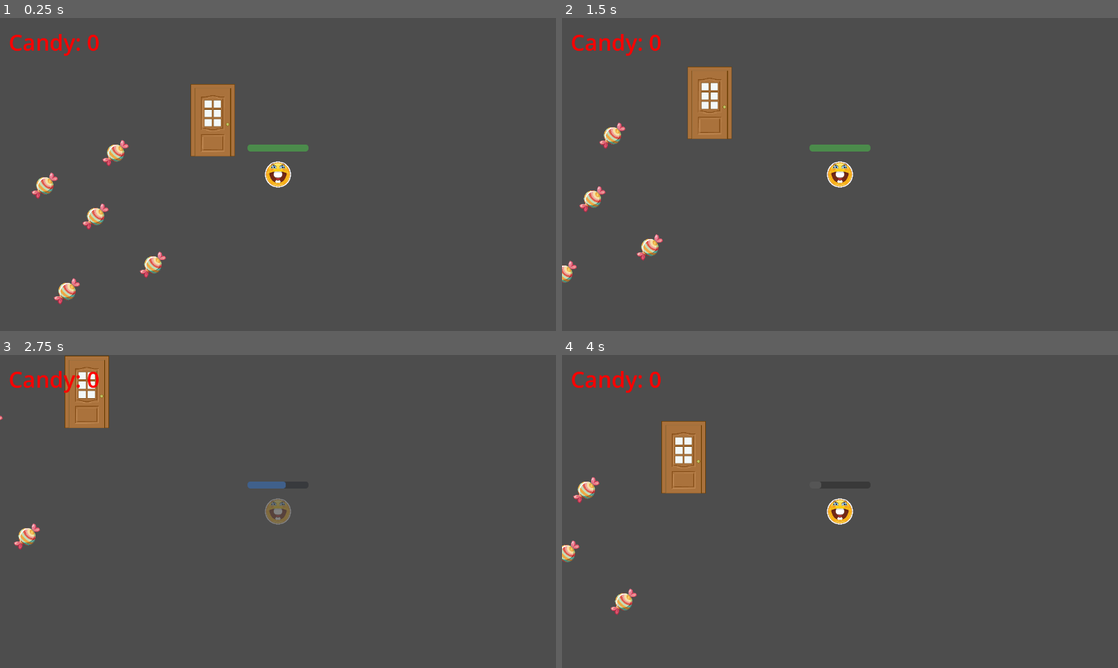
Above: before the commit, frames 1-4 (two rows, left to right).
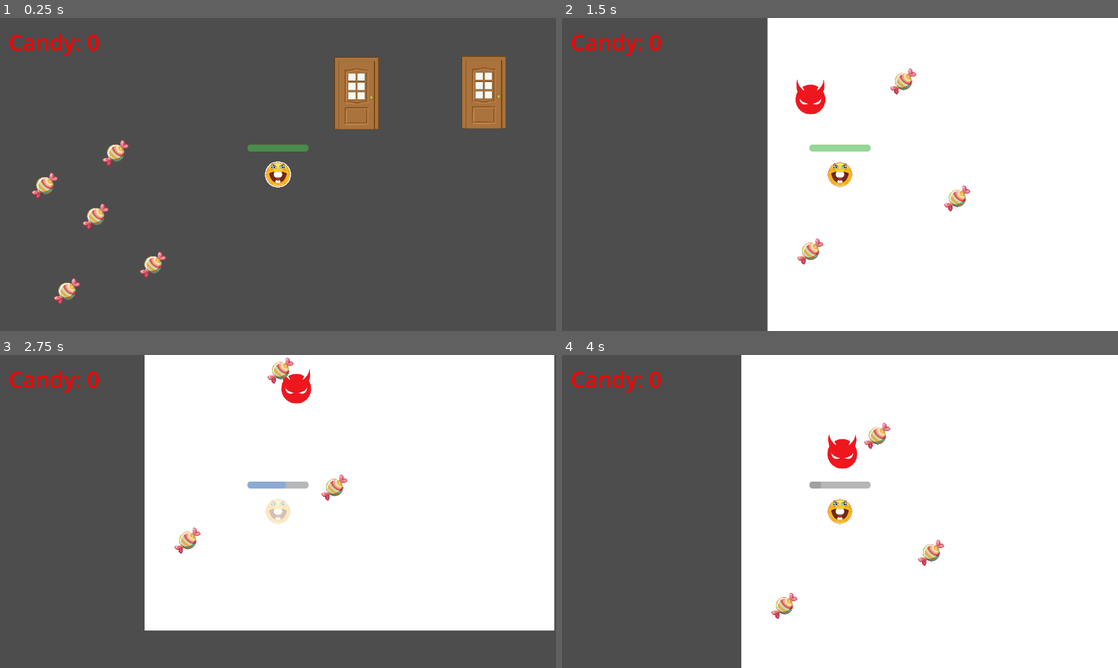
Above: after the commit, the same moments.

Repository: ariestantodion/masks-jam-86
Game: Godot game, scene res://scenes/Street.tscn
Same seed, same stepped clock (60 frames per second), same inputs: the game is played once before the commit and once after it. This scene is started directly instead of the project's main scene.
Inputs:
- Up to frame 1 (0.25 s): no input
- Up to frame 2 (1.5 s): tap Enter at 0.5 s; hold Right (ui_right) 0.53-1.28 s; tap E (Interact, bound only before the commit) at 0.6, 1.25, 1.35 s; hold Down (ui_down) from 1.28 s (still down)
- Up to frame 3 (2.75 s): release Down (ui_down) at 2.03 s; hold Right (ui_right) from 2.03 s (still down); tap Space (activate_invisibility) at 2.1 s; tap E (Interact, bound only before the commit) at 2.3 s
- Up to frame 4 (4 s): release Right (ui_right) at 2.78 s; hold Up (ui_up) 2.78-3.53 s; tap E (Interact, bound only before the commit) at 2.85, 3.6 s; hold Left (ui_left) from 3.53 s (still down)

The runs differ from the first frame. In frame 1, 5.5% of the frame differs, in the area x 34-91%, y 12-45%; in frame 2, 65%; in frame 3, 67%; in frame 4, 70%, in the area x 0-100%, y 0-100%.

Commit message:
dion-day-5-tasks

Diff:
--- a/project.godot
+++ b/project.godot
@@ -65,7 +65,7 @@
 "events": [Object(InputEventKey,"resource_local_to_scene":false,"resource_name":"","device":-1,"window_id":0,"alt_press …(192 unchanged characters)…
 ]
 }
-Interact={
+interact={
 "deadzone": 0.2,
 "events": [Object(InputEventKey,"resource_local_to_scene":false,"resource_name":"","device":-1,"window_id":0,"alt_press …(192 unchanged characters)…
 ]
--- /dev/null
+++ b/scenes/Doors/Door.tscn
@@ -0,0 +1,33 @@
+[gd_scene load_steps=4 format=3 uid="uid://dpg5wk87iiue8"]
+
+[ext_resource type="Script" uid="uid://dty4hoyoqjdex" path="res://scripts/Door.gd" id="1_ybta6"]
+[ext_resource type="Texture2D" uid="uid://g8ci4jb4scaq" path="res://art/door.png" id="2_a13jn"]
+
+[sub_resource type="CapsuleShape2D" id="CapsuleShape2D_eyv6f"]
+radius = 385.0
+height = 1080.0
+
+[node name="Door" type="Area2D"]
+script = ExtResource("1_ybta6")
+
+[node name="Sprite2d" type="Sprite2D" parent="."]
+scale = Vector2(0.2, 0.2)
+texture = ExtResource("2_a13jn")
+
+[node name="CollisionShape2D" type="CollisionShape2D" parent="."]
+position = Vector2(1, 60)
+scale = Vector2(0.2, 0.2)
+shape = SubResource("CapsuleShape2D_eyv6f")
+
+[node name="HintLabel" type="Label" parent="."]
+visible = false
+offset_left = -80.0
+offset_top = -125.0
+offset_right = 207.0
+offset_bottom = -76.0
+scale = Vector2(0.610133, 0.676051)
+theme_override_font_sizes/font_size = 35
+text = "Press [E] to Enter"
+
+[connection signal="body_entered" from="." to="." method="_on_body_entered"]
+[connection signal="body_exited" from="." to="." method="_on_body_exited"]
--- a/scenes/Door.tscn
+++ b/scenes/Doors/Door_1.tscn
@@ -1,23 +1,33 @@
 [gd_scene load_steps=4 format=3 uid="uid://c4rg7pvvp2wv1"]
 
-[ext_resource type="Script" uid="uid://dty4hoyoqjdex" path="res://scripts/Door.gd" id="1_eyv6f"]
-[ext_resource type="Texture2D" uid="uid://g8ci4jb4scaq" path="res://art/door.png" id="1_yfgsh"]
+[ext_resource type="Script" uid="uid://dty4hoyoqjdex" path="res://scripts/Door.gd" id="1_0p6wh"]
+[ext_resource type="Texture2D" uid="uid://g8ci4jb4scaq" path="res://art/door.png" id="2_eqv1e"]
 
 [sub_resource type="CapsuleShape2D" id="CapsuleShape2D_eyv6f"]
 radius = 385.0
 height = 1080.0
 
-[node name="Door" type="Area2D"]
-script = ExtResource("1_eyv6f")
+[node name="Door_1" type="Area2D"]
+script = ExtResource("1_0p6wh")
 
 [node name="Sprite2d" type="Sprite2D" parent="."]
 scale = Vector2(0.2, 0.2)
-texture = ExtResource("1_yfgsh")
+texture = ExtResource("2_eqv1e")
 
 [node name="CollisionShape2D" type="CollisionShape2D" parent="."]
 position = Vector2(1, 60)
 scale = Vector2(0.2, 0.2)
 shape = SubResource("CapsuleShape2D_eyv6f")
 
+[node name="HintLabel" type="Label" parent="."]
+visible = false
+offset_left = -80.0
+offset_top = -125.0
+offset_right = 207.0
+offset_bottom = -76.0
+scale = Vector2(0.610133, 0.676051)
+theme_override_font_sizes/font_size = 35
+text = "Press [E] to Enter"
+
 [connection signal="body_entered" from="." to="." method="_on_body_entered"]
 [connection signal="body_exited" from="." to="." method="_on_body_exited"]
--- /dev/null
+++ b/scenes/Doors/Door_2.tscn
@@ -0,0 +1,35 @@
+[gd_scene load_steps=4 format=3 uid="uid://bh2aj4ufq170f"]
+
+[ext_resource type="Script" uid="uid://dty4hoyoqjdex" path="res://scripts/Door.gd" id="1_poi5i"]
+[ext_resource type="Texture2D" uid="uid://g8ci4jb4scaq" path="res://art/door.png" id="2_x5i4o"]
+
+[sub_resource type="CapsuleShape2D" id="CapsuleShape2D_eyv6f"]
+radius = 385.0
+height = 1080.0
+
+[node name="Door_2" type="Area2D"]
+script = ExtResource("1_poi5i")
+target_house = "target_house=House_2.tscn"
+house_index = 2
+
+[node name="Sprite2d" type="Sprite2D" parent="."]
+scale = Vector2(0.2, 0.2)
+texture = ExtResource("2_x5i4o")
+
+[node name="CollisionShape2D" type="CollisionShape2D" parent="."]
+position = Vector2(1, 60)
+scale = Vector2(0.2, 0.2)
+shape = SubResource("CapsuleShape2D_eyv6f")
+
+[node name="HintLabel" type="Label" parent="."]
+visible = false
+offset_left = -80.0
+offset_top = -125.0
+offset_right = 207.0
+offset_bottom = -76.0
+scale = Vector2(0.610133, 0.676051)
+theme_override_font_sizes/font_size = 35
+text = "Press [E] to enter"
+
+[connection signal="body_entered" from="." to="." method="_on_body_entered"]
+[connection signal="body_exited" from="." to="." method="_on_body_exited"]
--- /dev/null
+++ b/scenes/Doors/Door_3.tscn
@@ -0,0 +1,35 @@
+[gd_scene load_steps=4 format=3 uid="uid://bx2fmcuncgtl5"]
+
+[ext_resource type="Script" uid="uid://dty4hoyoqjdex" path="res://scripts/Door.gd" id="1_mpntn"]
+[ext_resource type="Texture2D" uid="uid://g8ci4jb4scaq" path="res://art/door.png" id="2_yngnn"]
+
+[sub_resource type="CapsuleShape2D" id="CapsuleShape2D_eyv6f"]
+radius = 385.0
+height = 1080.0
+
+[node name="Door_3" type="Area2D"]
+script = ExtResource("1_mpntn")
+target_house = "uid://coh4qjkcpnx27"
+house_index = 3
+
+[node name="Sprite2d" type="Sprite2D" parent="."]
+scale = Vector2(0.2, 0.2)
+texture = ExtResource("2_yngnn")
+
+[node name="CollisionShape2D" type="CollisionShape2D" parent="."]
+position = Vector2(1, 60)
+scale = Vector2(0.2, 0.2)
+shape = SubResource("CapsuleShape2D_eyv6f")
+
+[node name="HintLabel" type="Label" parent="."]
+visible = false
+offset_left = -80.0
+offset_top = -125.0
+offset_right = 207.0
+offset_bottom = -76.0
+scale = Vector2(0.610133, 0.676051)
+theme_override_font_sizes/font_size = 35
+text = "Press [E] to Enter"
+
+[connection signal="body_entered" from="." to="." method="_on_body_entered"]
+[connection signal="body_exited" from="." to="." method="_on_body_exited"]
--- a/scenes/House_1.tscn
+++ b/scenes/Houses/House_1.tscn
@@ -78,5 +78,3 @@
 
 [node name="Candy5" parent="." instance=ExtResource("5_8co1o")]
 position = Vector2(99, 513)
-
-[connection signal="goal_reached" from="Pumpkin" to="." method="_on_pumpkin_goal_reached"]
--- a/scenes/House_2.tscn
+++ b/scenes/Houses/House_2.tscn
@@ -17,7 +17,7 @@
 [sub_resource type="RectangleShape2D" id="RectangleShape2D_ajlny"]
 size = Vector2(812, 31)
 
-[node name="House2" type="Node2D"]
+[node name="House_2" type="Node2D"]
 
 [node name="ColorRect" type="ColorRect" parent="."]
 offset_right = 40.0
@@ -29,6 +29,7 @@
 
 [node name="Pumpkin" parent="." instance=ExtResource("2_ylm2s")]
 position = Vector2(378, 87)
+house_index = 2
 
 [node name="Left wall" type="StaticBody2D" parent="."]
 
--- /dev/null
+++ b/scenes/Houses/House_3.tscn
@@ -0,0 +1,13 @@
+[gd_scene load_steps=3 format=3 uid="uid://coh4qjkcpnx27"]
+
+[ext_resource type="PackedScene" uid="uid://bjy7ad5rmfr4s" path="res://scenes/Player.tscn" id="1_snh1m"]
+[ext_resource type="PackedScene" uid="uid://4a2o14jjf0tw" path="res://scenes/Pumpkin.tscn" id="2_ti3br"]
+
+[node name="House_3" type="Node2D"]
+
+[node name="Player" parent="." instance=ExtResource("1_snh1m")]
+position = Vector2(965, 149)
+
+[node name="Pumpkin_3" parent="." instance=ExtResource("2_ti3br")]
+position = Vector2(1161, 78)
+house_index = 3
--- a/scenes/Main.tscn
+++ b/scenes/Main.tscn
@@ -2,7 +2,7 @@
 
 [ext_resource type="PackedScene" uid="uid://bjy7ad5rmfr4s" path="res://scenes/Player.tscn" id="1_0bbpv"]
 [ext_resource type="Script" uid="uid://04q74bm3ce3" path="res://scripts/Main.gd" id="1_rarhs"]
-[ext_resource type="PackedScene" uid="uid://c4rg7pvvp2wv1" path="res://scenes/Door.tscn" id="2_rarhs"]
+[ext_resource type="PackedScene" uid="uid://c4rg7pvvp2wv1" path="res://scenes/Doors/Door_1.tscn" id="2_rarhs"]
 [ext_resource type="PackedScene" uid="uid://di0ka1y1bfn6m" path="res://scenes/UI.tscn" id="3_vcsgt"]
 [ext_resource type="PackedScene" uid="uid://b00b0eq641rgt" path="res://scenes/Candy.tscn" id="5_vcsgt"]
 
--- a/scenes/Pumpkin.tscn
+++ b/scenes/Pumpkin.tscn
@@ -1,14 +1,15 @@
 [gd_scene load_steps=4 format=3 uid="uid://4a2o14jjf0tw"]
 
-[ext_resource type="Texture2D" uid="uid://vjxs41kpy30u" path="res://art/Pumpkin.png" id="1_eoxd6"]
-[ext_resource type="Script" uid="uid://bvu3j5sc2aw1h" path="res://scripts/Pumpkin.gd" id="1_fk3p6"]
+[ext_resource type="Script" uid="uid://bvu3j5sc2aw1h" path="res://scripts/Pumpkin.gd" id="1_uunak"]
+[ext_resource type="Texture2D" uid="uid://vjxs41kpy30u" path="res://art/Pumpkin.png" id="2_ja3f8"]
 
 [sub_resource type="CapsuleShape2D" id="CapsuleShape2D_te3ao"]
 radius = 33.0
 height = 86.0
 
 [node name="Pumpkin" type="Area2D"]
-script = ExtResource("1_fk3p6")
+script = ExtResource("1_uunak")
+return_to_street = "uid://4wq6cqbxa5u6"
 
 [node name="CollisionShape2D" type="CollisionShape2D" parent="."]
 position = Vector2(0, 9)
--- a/scenes/Street.tscn
+++ b/scenes/Street.tscn
@@ -1,27 +1,51 @@
-[gd_scene load_steps=4 format=3 uid="uid://4wq6cqbxa5u6"]
+[gd_scene load_steps=7 format=3 uid="uid://4wq6cqbxa5u6"]
 
 [ext_resource type="PackedScene" uid="uid://bjy7ad5rmfr4s" path="res://scenes/Player.tscn" id="1_1kily"]
-[ext_resource type="PackedScene" uid="uid://c4rg7pvvp2wv1" path="res://scenes/Door.tscn" id="2_1srjd"]
+[ext_resource type="Script" uid="uid://cwan7blw8xqmm" path="res://scripts/Street.gd" id="1_od4y3"]
+[ext_resource type="PackedScene" uid="uid://c4rg7pvvp2wv1" path="res://scenes/Doors/Door_1.tscn" id="2_1srjd"]
 [ext_resource type="PackedScene" uid="uid://b00b0eq641rgt" path="res://scenes/Candy.tscn" id="3_0sq60"]
+[ext_resource type="PackedScene" uid="uid://bh2aj4ufq170f" path="res://scenes/Doors/Door_2.tscn" id="4_u30qc"]
+[ext_resource type="PackedScene" uid="uid://bx2fmcuncgtl5" path="res://scenes/Doors/Door_3.tscn" id="5_od4y3"]
 
 [node name="Street" type="Node2D"]
+script = ExtResource("1_od4y3")
 
 [node name="Player" parent="." instance=ExtResource("1_1kily")]
 position = Vector2(150, 125)
 
-[node name="Door" parent="." instance=ExtResource("2_1srjd")]
+[node name="(Street) Candies" type="Node2D" parent="."]
 
-[node name="Candy" parent="." instance=ExtResource("3_0sq60")]
+[node name="Candy" parent="(Street) Candies" instance=ExtResource("3_0sq60")]
 position = Vector2(-270, 222)
 
-[node name="Candy2" parent="." instance=ExtResource("3_0sq60")]
+[node name="Candy2" parent="(Street) Candies" instance=ExtResource("3_0sq60")]
 position = Vector2(-336, 394)
 
-[node name="Candy3" parent="." instance=ExtResource("3_0sq60")]
+[node name="Candy3" parent="(Street) Candies" instance=ExtResource("3_0sq60")]
 position = Vector2(-387, 151)
 
-[node name="Candy4" parent="." instance=ExtResource("3_0sq60")]
+[node name="Candy4" parent="(Street) Candies" instance=ExtResource("3_0sq60")]
 position = Vector2(-224, 76)
 
-[node name="Candy5" parent="." instance=ExtResource("3_0sq60")]
+[node name="Candy5" parent="(Street) Candies" instance=ExtResource("3_0sq60")]
 position = Vector2(-138, 333)
+
+[node name="Door_1" parent="." instance=ExtResource("2_1srjd")]
+position = Vector2(331, -62)
+target_house = "uid://f5xw6bdiv0wc"
+
+[node name="Door_2" parent="." instance=ExtResource("4_u30qc")]
+position = Vector2(624, -64)
+target_house = "uid://ctiwpktahej53"
+
+[node name="Door_3" parent="." instance=ExtResource("5_od4y3")]
+position = Vector2(908, -59)
+
+[node name="Spawn1" type="Marker2D" parent="."]
+position = Vector2(150, 125)
+
+[node name="Spawn2" type="Marker2D" parent="."]
+position = Vector2(331, 87)
+
+[node name="Spawn3" type="Marker2D" parent="."]
+position = Vector2(628, 83)
--- a/scenes/Street_2.tscn
+++ /dev/null
@@ -1,29 +0,0 @@
-[gd_scene load_steps=5 format=3 uid="uid://4tkghoumcob"]
-
-[ext_resource type="PackedScene" uid="uid://bjy7ad5rmfr4s" path="res://scenes/Player.tscn" id="1_d7yql"]
-[ext_resource type="PackedScene" uid="uid://c4rg7pvvp2wv1" path="res://scenes/Door.tscn" id="2_xrhi8"]
-[ext_resource type="Script" uid="uid://cn2psu3alyrvx" path="res://scripts/Door_2.gd" id="3_xrhi8"]
-[ext_resource type="PackedScene" uid="uid://b00b0eq641rgt" path="res://scenes/Candy.tscn" id="4_jc4g4"]
-
-[node name="Street_2" type="Node2D"]
-
-[node name="Player" parent="." instance=ExtResource("1_d7yql")]
-position = Vector2(147, 238)
-
-[node name="Door2" parent="." instance=ExtResource("2_xrhi8")]
-script = ExtResource("3_xrhi8")
-
-[node name="Candy" parent="." instance=ExtResource("4_jc4g4")]
-position = Vector2(-252, 236)
-
-[node name="Candy2" parent="." instance=ExtResource("4_jc4g4")]
-position = Vector2(-72, 352)
-
-[node name="Candy3" parent="." instance=ExtResource("4_jc4g4")]
-position = Vector2(-196, 48)
-
-[node name="Candy4" parent="." instance=ExtResource("4_jc4g4")]
-position = Vector2(-396, 92)
-
-[node name="Candy5" parent="." instance=ExtResource("4_jc4g4")]
-position = Vector2(-290, -110)
--- /dev/null
+++ b/scenes/Victory.tscn
@@ -0,0 +1,35 @@
+[gd_scene load_steps=2 format=3 uid="uid://bnmfn5ybh4xbf"]
+
+[ext_resource type="Script" uid="uid://yn4lkcsjfyky" path="res://scripts/Victory.gd" id="1_sdctl"]
+
+[node name="Victory" type="Control"]
+layout_mode = 3
+anchors_preset = 0
+script = ExtResource("1_sdctl")
+
+[node name="Label" type="Label" parent="."]
+layout_mode = 0
+offset_left = 165.0
+offset_top = 83.0
+offset_right = 1123.0
+offset_bottom = 398.0
+theme_override_font_sizes/font_size = 231
+text = "VICTORY"
+
+[node name="HBoxContainer" type="HBoxContainer" parent="."]
+layout_mode = 0
+offset_left = 827.0
+offset_top = 381.0
+offset_right = 961.0
+offset_bottom = 421.0
+scale = Vector2(1.42, 1.42)
+
+[node name="PlayAgain" type="Button" parent="HBoxContainer"]
+unique_name_in_owner = true
+layout_mode = 2
+text = "Play Again"
+
+[node name="Quit" type="Button" parent="HBoxContainer"]
+unique_name_in_owner = true
+layout_mode = 2
+text = "Quit"
--- a/scripts/Door.gd
+++ b/scripts/Door.gd
@@ -1,19 +1,41 @@
 #Door.gd
 extends Area2D
 
-#Track whether the player is close enough to interact
-var player_nearby: bool = false
+@export_file("*.tscn") var target_house: String = ""
+@export var house_index: int = 1
+@export var requires_progress: bool = true
 
-func _on_body_entered(body):
-	if body.name == "Player":
-		player_nearby = true
+@onready var _sprite: Sprite2D = $Sprite2D if has_node("Sprite2D") else null
+@onready var _label: Label = $HintLabel if has_node("HintLabel") else null
+var _player_inside: bool = false
 
-func _on_body_exited(body):
-	if body.name == "Player":
-		player_nearby = false
+func _ready() -> void:
+	_update_locked_visuals()
 
-func _process(delta):
-	# Check if the player is nearby AND presses the interact key ("E")
-	if player_nearby and Input.is_action_just_pressed("Interact"):
-		get_tree().change_scene_to_file("res://scenes/House_1.tscn")
-		print("Poop")
+func _update_locked_visuals() -> void:
+	var unlocked := not requires_progress or house_index <= MaskManager.house_progress + 1
+	if _sprite:
+		_sprite.modulate = Color(1,1,1,1) if unlocked else Color(0.7,0.7,0.7,0.85)
+	if _label:
+		_label.text = "Press [E] to enter" if unlocked else "Locked"
+
+func _on_body_entered(body: Node) -> void:
+	if body.is_in_group("player"):
+		_player_inside = true
+		if _label: _label.visible = true
+
+func _on_body_exited(body: Node) -> void:
+	if body.is_in_group("player"):
+		_player_inside = false
+		if _label: _label.visible = false
+
+func _unhandled_input(event: InputEvent) -> void:
+	if not _player_inside:
+		return
+	if event.is_action_pressed("interact"):
+		var unlocked := not requires_progress or house_index <= MaskManager.house_progress + 1
+		if not unlocked:
+			print("Door locked. Clear previous house first.")
+			return
+		if target_house != "":
+			get_tree().change_scene_to_file(target_house)
--- a/scripts/Door_2.gd
+++ /dev/null
@@ -1,19 +0,0 @@
-#Door.gd
-extends Area2D
-
-#Track whether the player is close enough to interact
-var player_nearby: bool = false
-
-func _on_body_entered(body):
-	if body.name == "Player":
-		player_nearby = true
-
-func _on_body_exited(body):
-	if body.name == "Player":
-		player_nearby = false
-
-func _process(delta):
-	# Check if the player is nearby AND presses the interact key ("E")
-	if player_nearby and Input.is_action_just_pressed("Interact"):
-		get_tree().change_scene_to_file("res://scenes/House_2.tscn")
-		print("Poop")
--- a/scripts/MaskManager.gd
+++ b/scripts/MaskManager.gd
@@ -21,6 +21,14 @@
 const MAX_SPEED_LEVEL := 5
 const MAX_INVIS_LEVEL := 3
 
+# --- Level Progression ---
+var house_progress: int = 0     # 0 = none cleared, 1 = House_1, 2 = House_2, 3 = House_3
+var last_house_index: int = 1   # remembers which house the player exited
+
+func mark_house_cleared(index: int) -> void:
+	if index == house_progress + 1:
+		house_progress = index
+		print("House progress →", house_progress)
 
 func _ready() -> void:
 	print("MaskManager ready! Lives =", lives)
--- a/scripts/Pumpkin.gd
+++ b/scripts/Pumpkin.gd
@@ -1,9 +1,15 @@
-#Pumpkin.gd
+#Pumpkin
 extends Area2D
 
-signal goal_reached
+@export var house_index: int = 1
+@export_file("*.tscn") var return_to_street: String = "res://scenes/Street.tscn"
 
-func _on_body_entered(body):
-	if body.name == "Player":
-		emit_signal("goal_reached")
-		print("Goal reached!")
+func _on_body_entered(body: Node) -> void:
+	if not body.is_in_group("player"):
+		return
+	MaskManager.mark_house_cleared(house_index)
+	MaskManager.last_house_index = house_index
+	if MaskManager.house_progress >= 3:
+		get_tree().change_scene_to_file("res://scenes/Victory.tscn")
+	else:
+		get_tree().change_scene_to_file(return_to_street)
--- /dev/null
+++ b/scripts/Street.gd
@@ -0,0 +1,12 @@
+#Street.gd
+extends Node2D
+
+func _ready() -> void:
+	# Place player in front of the correct door
+	var idx := MaskManager.last_house_index
+	var spawn_name := "Spawn%d" % idx
+	if has_node(spawn_name):
+		var spawn := get_node(spawn_name)
+		var player := get_tree().get_first_node_in_group("player")
+		if player:
+			player.global_position = spawn.global_position
--- /dev/null
+++ b/scripts/Victory.gd
@@ -0,0 +1,17 @@
+#Victory.gd
+extends Control
+
+@onready var play_again: Button = %PlayAgain
+@onready var quit_btn: Button = %Quit
+
+func _ready() -> void:
+	play_again.pressed.connect(_on_play_again)
+	quit_btn.pressed.connect(_on_quit)
+
+func _on_play_again() -> void:
+	MaskManager.house_progress = 0
+	MaskManager.last_house_index = 1
+	get_tree().change_scene_to_file("res://scenes/Street.tscn")
+
+func _on_quit() -> void:
+	get_tree().quit()
Not shown: 1 places in scenes/Pumpkin.tscn that only renumber resources
Not shown, removed: scripts/Door_2.gd.uid
Not shown, added: scripts/Street.gd.uid
Not shown, added: scripts/Victory.gd.uid
